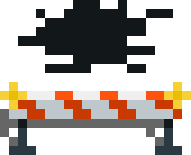
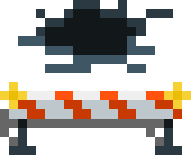
Before/after of a (191, 155) layered artwork. What changed in the layer stack:
removed group "Obstacle" (1st of 2) (4 layers) over (18, 0, 173, 73)
added group "Obstacle_1" with 5 layers over (18, 0, 173, 73)
added layer "Ebene 7" in group "Obstacle_1" over (18, 0, 173, 73)
moved "Obstacle" (in "Obstacle_1") into group "Obstacle_1" over (18, 0, 173, 73)
